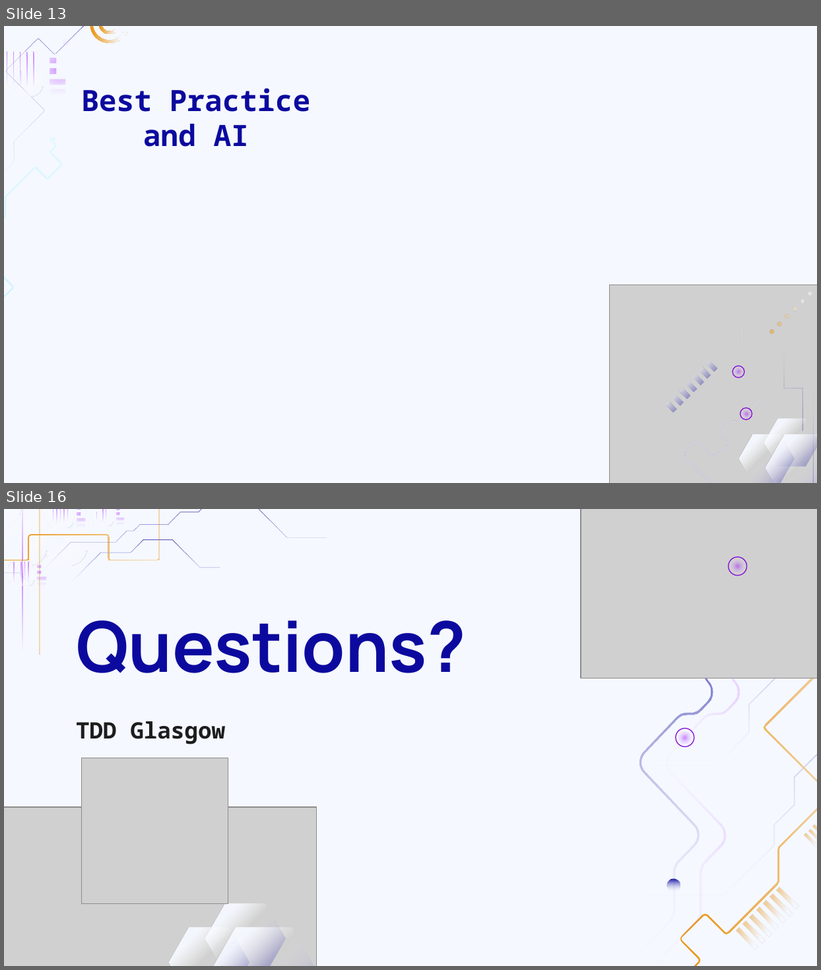
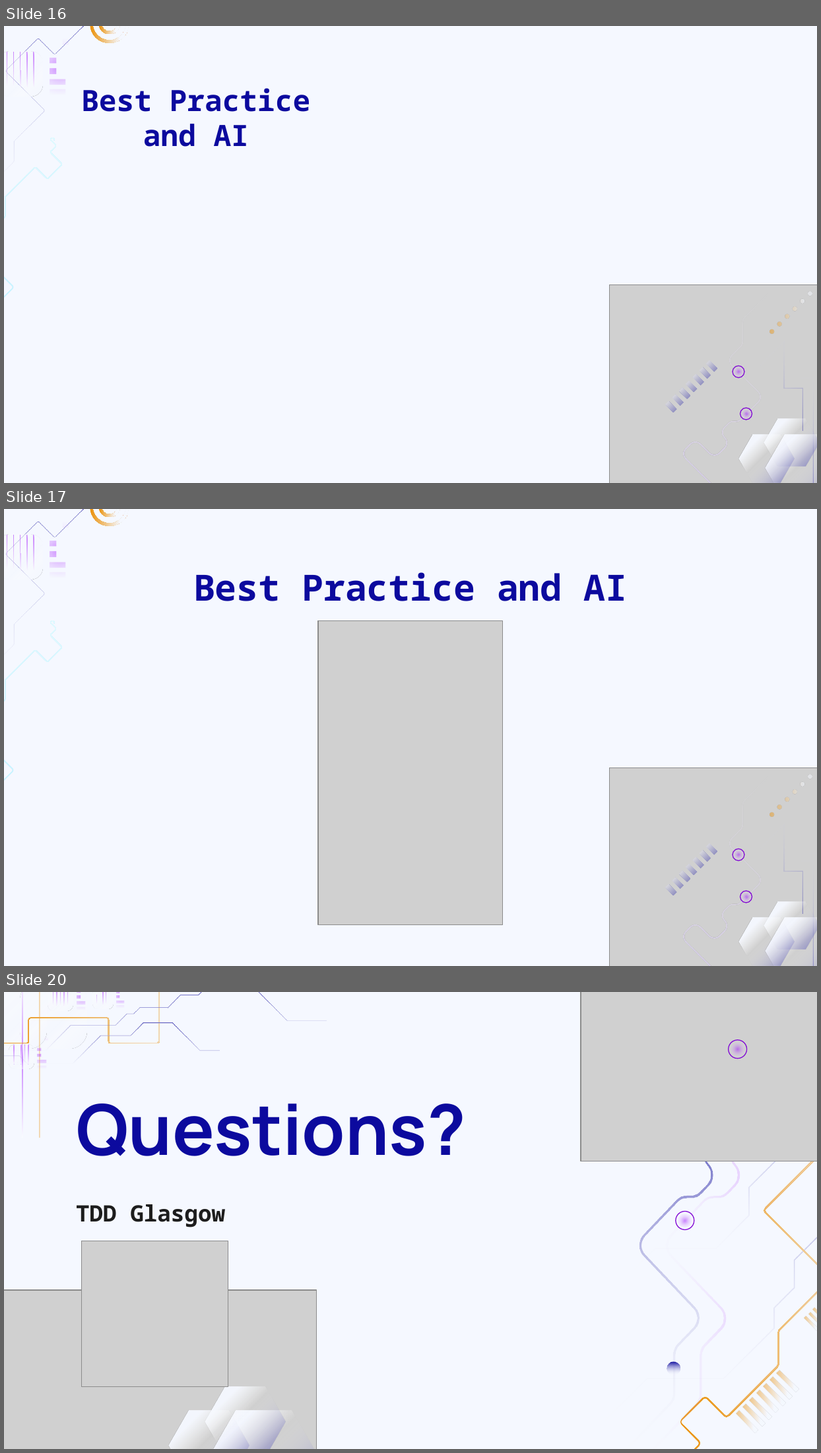
Before and after one commit to keithharrisonuk/Presentations, a slide deck: Software Development Best Practices Talk/Best Practice Talk.odp. Shown one above the other, each under a label of ours: slides 13 and 16 before the commit, slides 16, 17 and 20 after it; the slides between them are not shown. The pictures are 821x970 and 821x1453 pixels, drawn with LibreOffice and Linux fonts; fonts in the diff are those of the drawing; grey boxes stand for pictures; background and template pictures are left out. Boxes give left, top, right and bottom in pixels: in the first picture for what was removed or moved away, otherwise in the second. Text is boxed around its words. In the diff, an @@ line names an element or a change of style, - is before the commit and + after.

```diff
--- a/Software Development Best Practices Talk/Best Practice Talk.odp
+++ b/Software Development Best Practices Talk/Best Practice Talk.odp
@@ slide 17 added at (4, 509, 817, 966), background #F5F8FF @@
@@ group added at (4, 509, 129, 885): 11 freeform shapes @@
@@ title added at (193, 572, 627, 601), 32 pt, text #0C0A9E, bold @@
+Best Practice and AI
@@ picture added at (318, 621, 502, 925) @@
@@ group added at (609, 768, 817, 966): 15 freeform shapes, 4 ellipses, 1 picture @@
@@ what was slide 13 is now slide 16 @@
@@ what was slide 16 is now slide 20 @@
```
Also in this commit, not shown: 9 slides changed, 5 other slides added, 2 slides removed.
